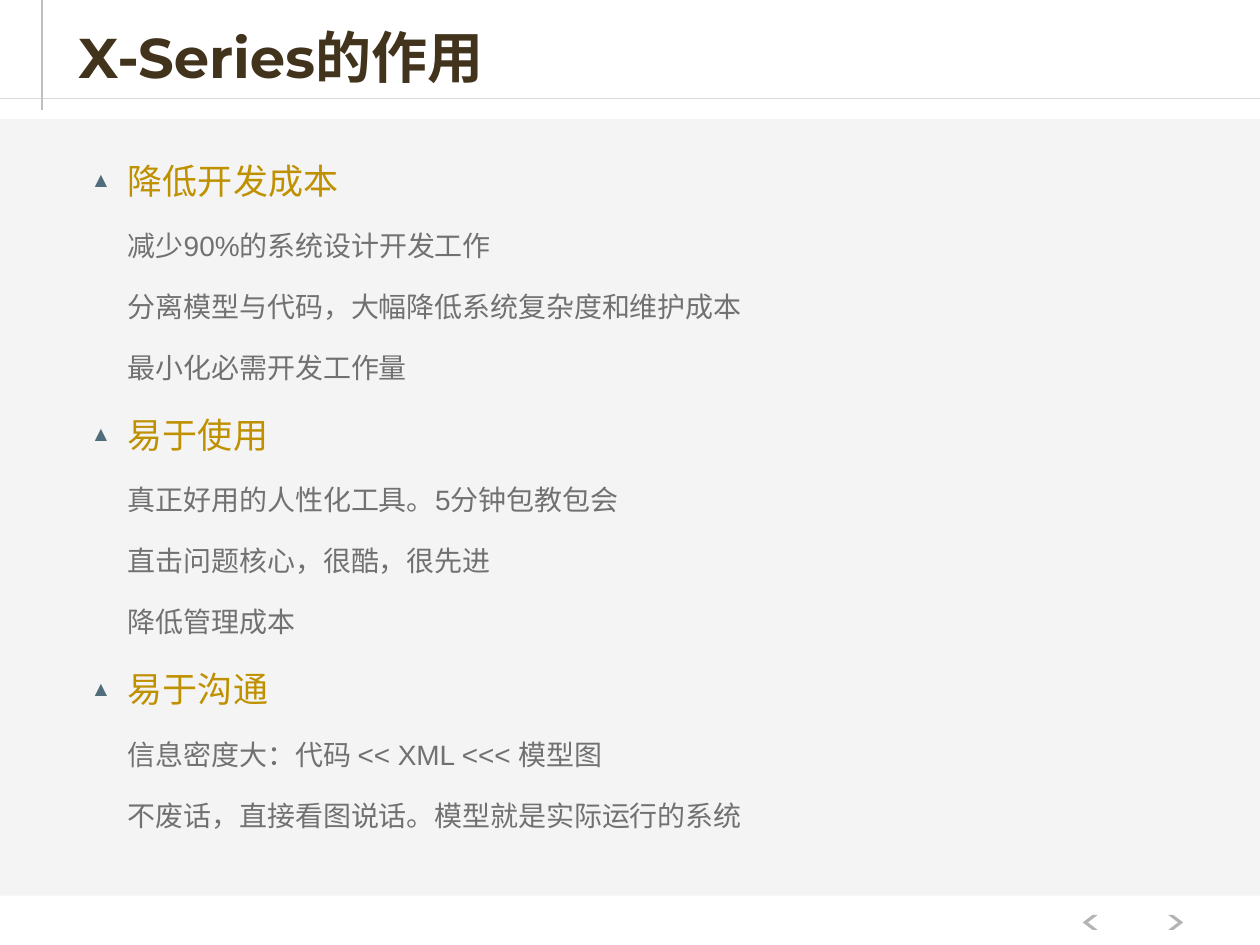
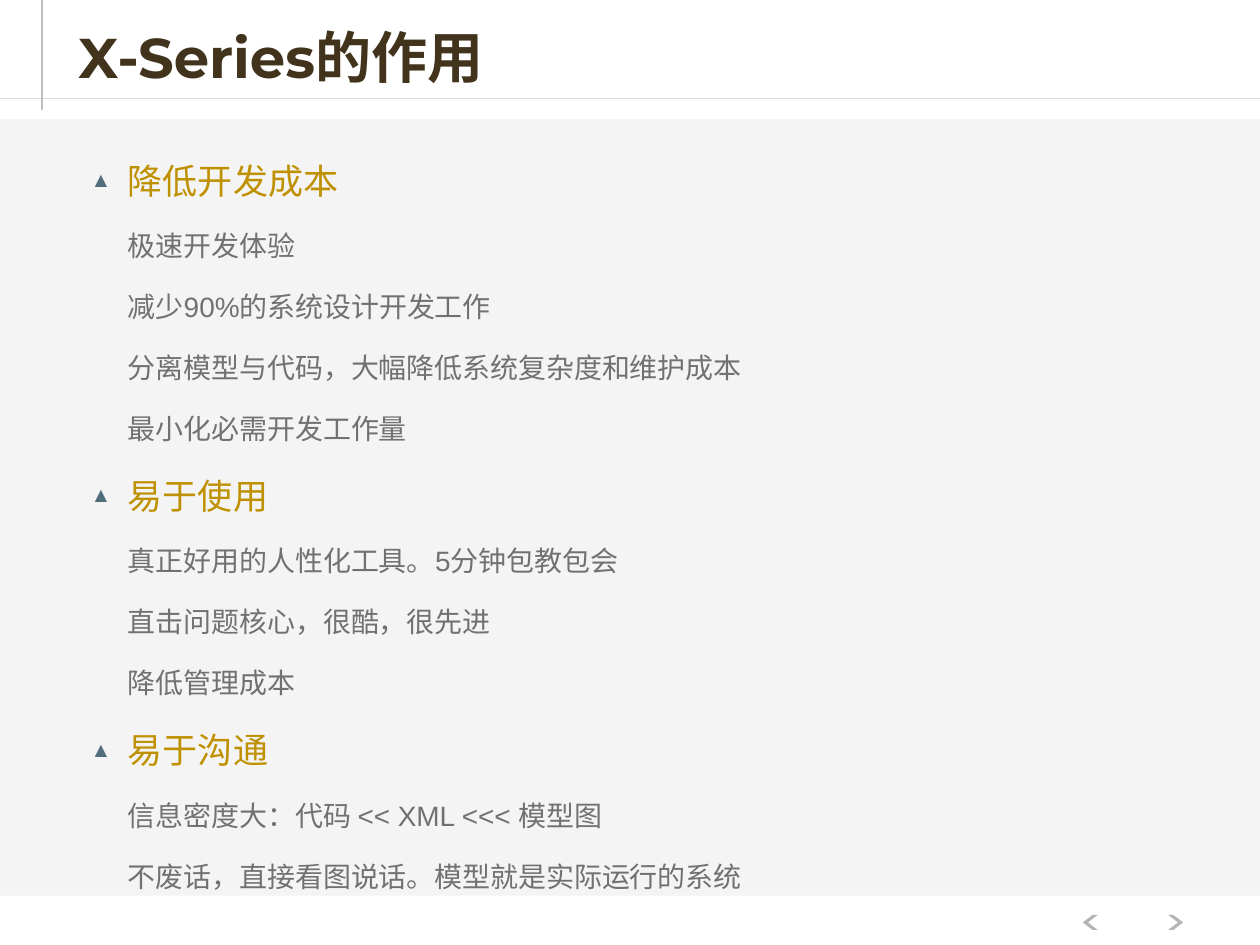
Before and after one commit to hejiehui/xross-tools-installer, a slide deck: slide 12 of doc/X-series V2.pptx. Drawn at 1260x945 pixels with LibreOffice and Linux fonts; fonts in the diff are those of the drawing. Boxes give left, top, right and bottom in pixels: in the first picture for what was removed or moved away, otherwise in the second. Text is boxed around its words. In the diff, an @@ line names an element or a change of style, - is before the commit and + after.

```diff
--- a/doc/X-series V2.pptx
+++ b/doc/X-series V2.pptx
@@ text at box(128, 232, 295, 258): paragraph added @@
+    极速开发体验
```
Also in this commit, not shown: 1 other slide changed.
